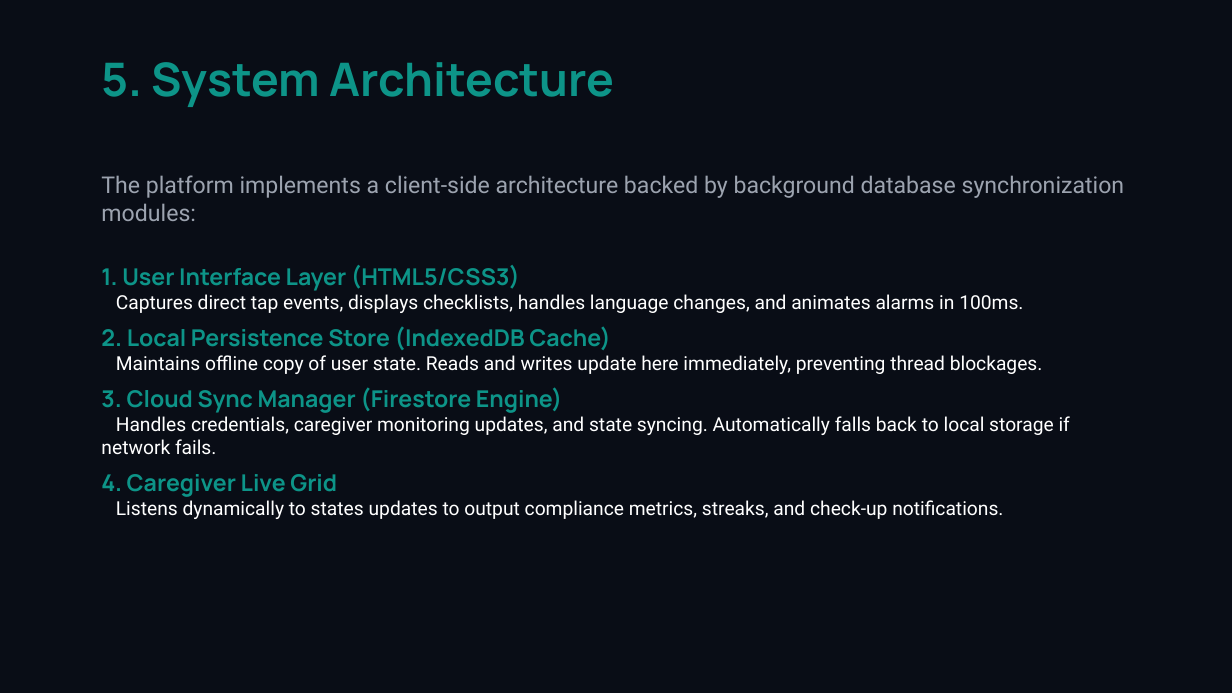
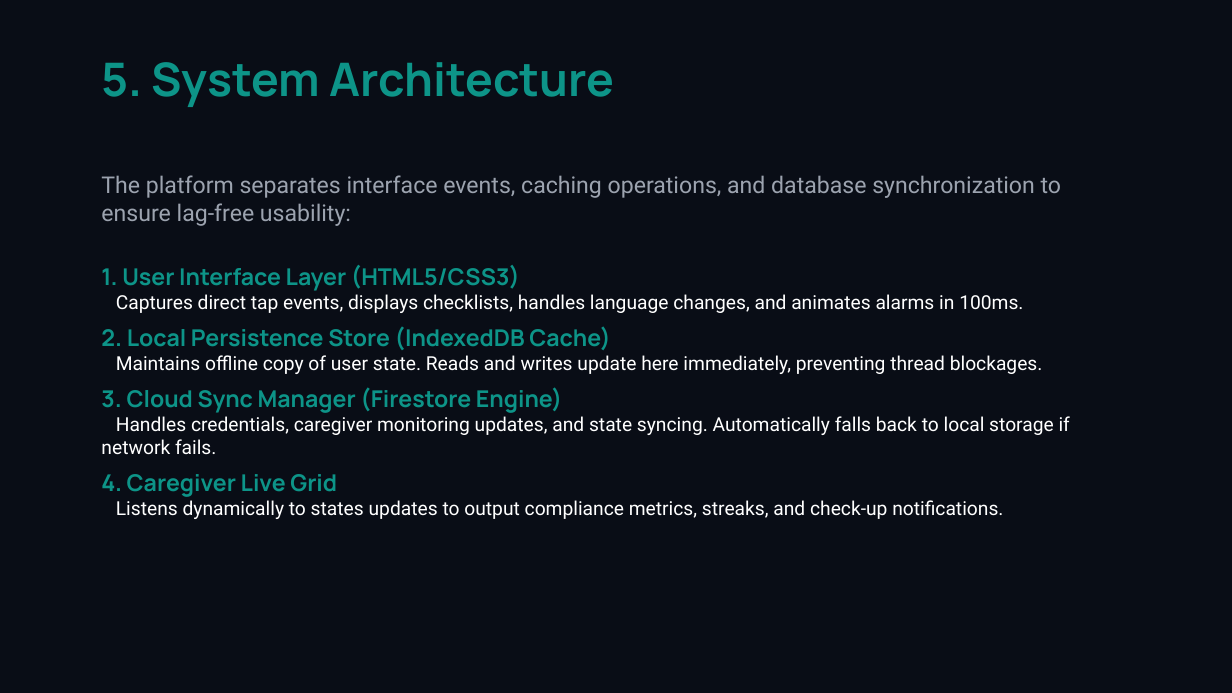
Before and after one commit to velagadadileep6-bot/Medicine-reminder, a slide deck: slide 6 of medicare_presentation.pptx. Drawn at 1232x693 pixels with LibreOffice and Linux fonts; fonts in the diff are those of the drawing. Boxes give left, top, right and bottom in pixels: in the first picture for what was removed or moved away, otherwise in the second. Text is boxed around its words. In the diff, an @@ line names an element or a change of style, - is before the commit and + after.

Commit message:
docs: separate frontend design screenshots into individual slides (10 slides total)

```diff
--- a/medicare_presentation.pptx
+++ b/medicare_presentation.pptx
@@ text at (x1=101, y1=175, x2=1062, y2=226): text changed @@
-The platform implements a client-side architecture backed by background database synchronization modules:
+The platform separates interface events, caching operations, and database synchronization to ensure lag-free usability:
```
Also in this commit, not shown: 1 other slide changed, 3 slides added, 1 slide removed, 1 other file.
